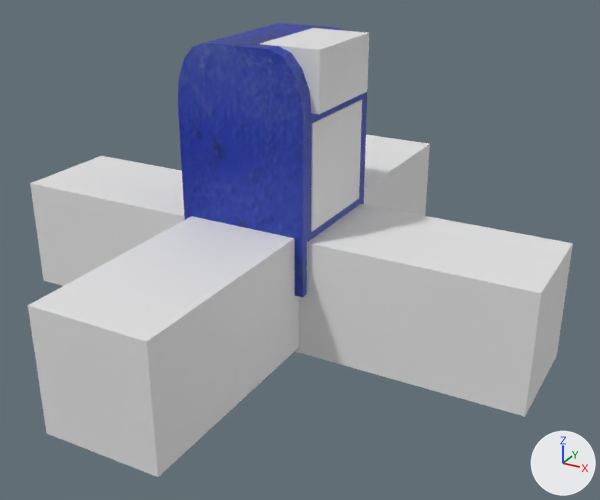
The FBX model Export Art/Motel/Exterior/Mailbox.fbx, before and after one commit.
Rendered twice from a camera (50 mm lens) standing at (2.42, -4.11, 2.06) and looking at (0.2, -0.07, 0.04). Arrows for +X, +Y and +Z are at lower right; the lights stay in place. The first picture is the older version. Where no turn or scale is listed for an object, it has been applied to the vertices.
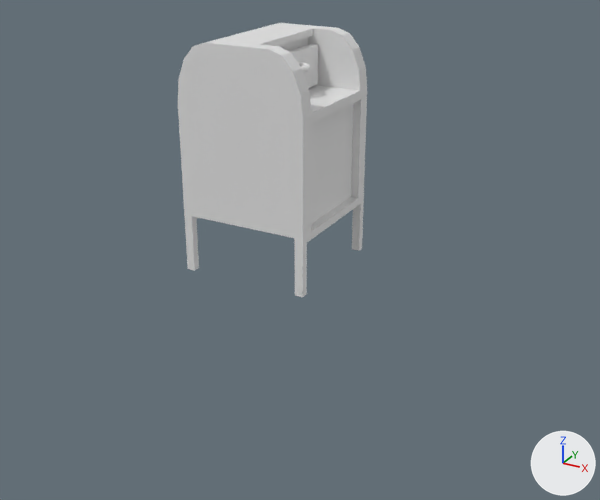
Where the newer file only moved an object's origin or applied its transform, the numbers keep the older frame.

Boxes [x1, y1, x2, y2] around the edits, measured in the pictures (600 x 500 px):
'Cube.001', deleted
    before: [30, 156, 573, 416]
'Cube.002', deleted
    before: [28, 135, 430, 477]
'Cube.003', deleted
    before: [260, 28, 369, 114]
'Cube.004', deleted
    before: [311, 99, 362, 232]
part 1 of me_cube_001, recoloured (blue to white)
    both: [178, 23, 367, 297]

What changed in the scene script:
```text
Change me_cube_001:
    used by ob_mailboxbody; location = (0.0, 0.0, 0.6)
    remove me_cube_001.from_pydata(...)  # 394 vertices, 343 faces; spans x -0.4..0.4, y -0.4..0.4, z -0.687..0.687
    add me_cube_001.from_pydata(...)  # 670 vertices, 631 faces; spans x -0.4..0.4, y -0.4..0.4, z -0.687..0.687
    me_cube_001 part 1: 343 faces spanning x -0.4..0.4, y -0.4..0.4, z -0.687..0.687 switch from mat_material (picture img_mailboxbody1_png) to no material
    edits to the shape of me_cube_001 do not show in these pictures
Remove ob_cube_002:
    ob_cube_002 = bpy.data.objects.new('Cube.002', me_cube_003)
    ob_cube_002.location = (0.0, 0.0, -0.093)
Remove ob_cube_001:
    ob_cube_001 = bpy.data.objects.new('Cube.001', me_cube_002)
    ob_cube_001.location = (0.0, 0.0, -0.128)
Remove ob_cube_003:
    ob_cube_003 = bpy.data.objects.new('Cube.003', me_cube_004)
    ob_cube_003.location = (0.264, 0.0, 1.123)
    ob_cube_003.rotation_euler = (-1.571, 0.0, -1.571)  # degrees (-90, 0, -90)
    ob_cube_003.scale = (-0.303, -0.168, -0.18)
Remove ob_cube_004:
    ob_cube_004 = bpy.data.objects.new('Cube.004', me_cube)
    ob_cube_004.location = (0.378, 0.006, 0.591)
    ob_cube_004.rotation_euler = (-3.142, 0.0, 0.0)  # degrees (-180, 0, 0)
    ob_cube_004.scale = (-0.0281, -0.309, -0.309)
```
